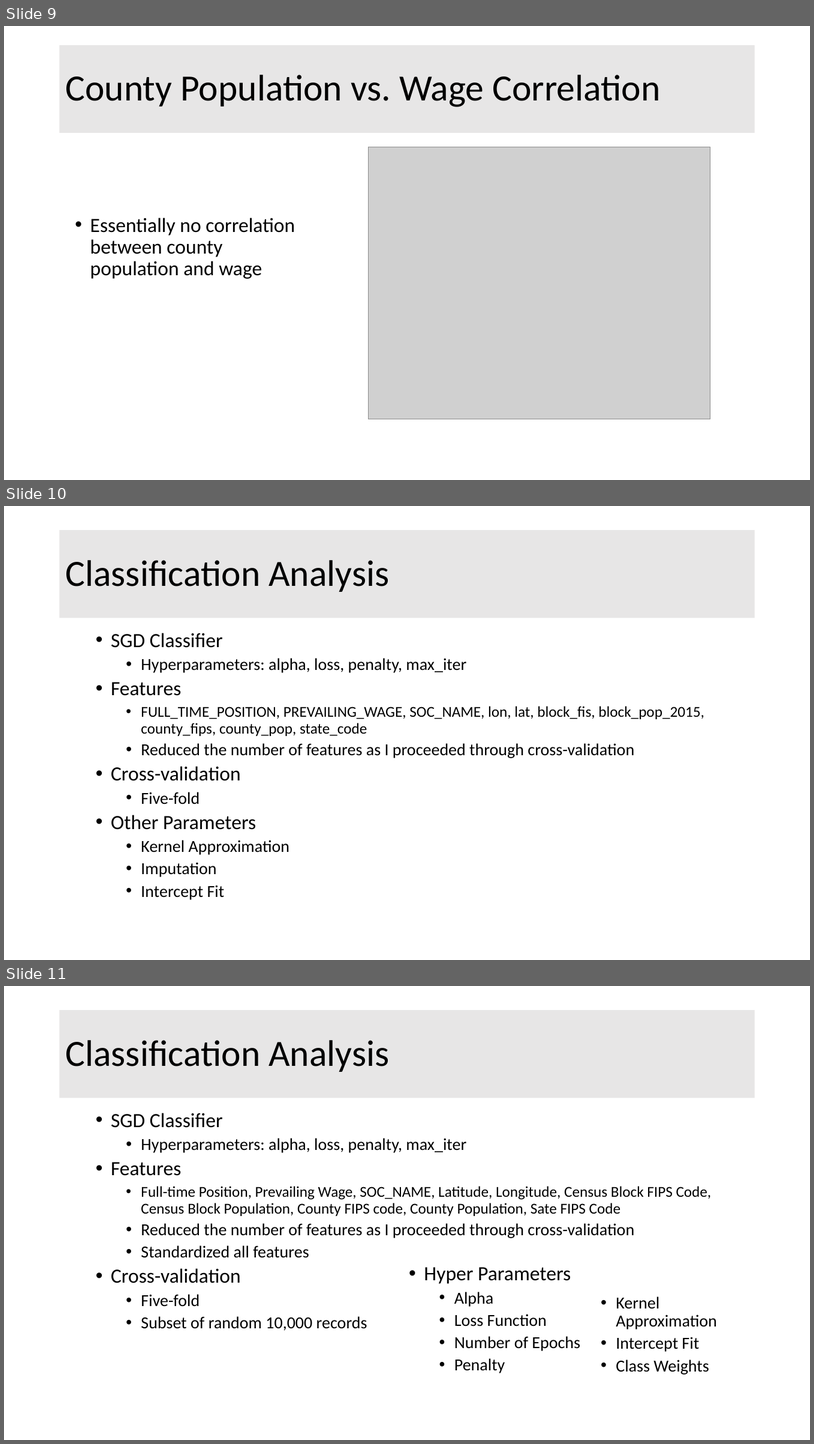
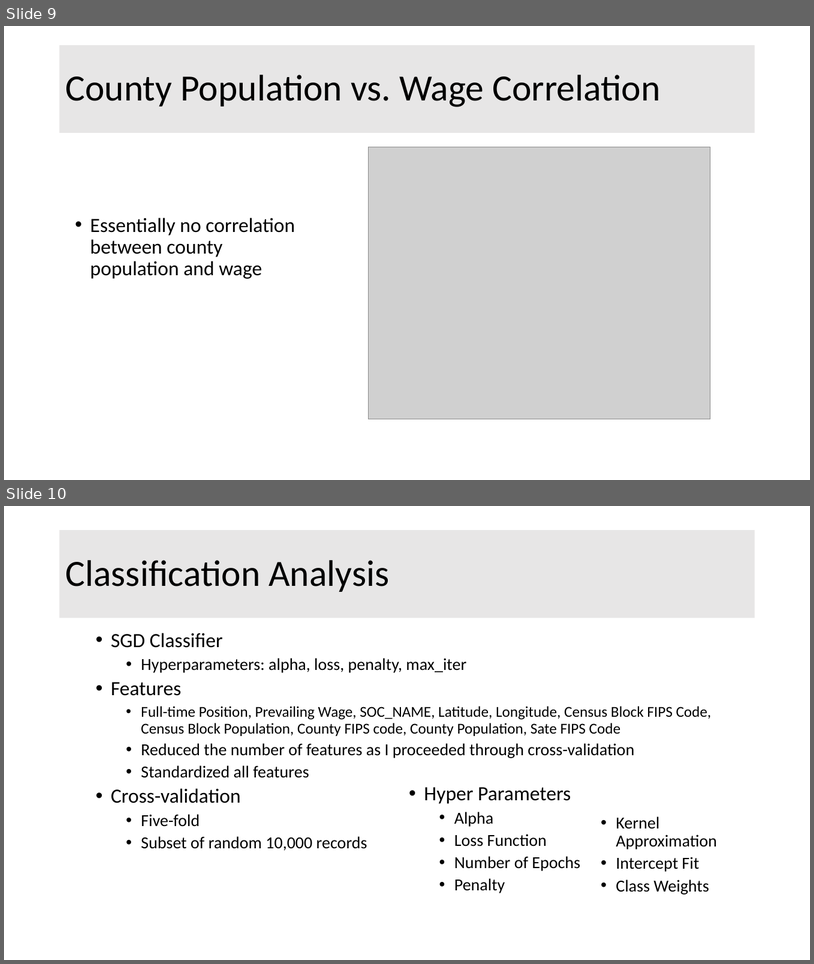
Before and after one commit to Liptoni/Springboard, a slide deck: H1B_Capstone/Summaries/Capstone_1_Presentations.pptx. Shown one above the other, each under a label of ours: slides 9, 10 and 11 before the commit, slides 9 and 10 after it. The pictures are 814x1444 and 814x964 pixels, drawn with LibreOffice and Linux fonts; fonts in the diff are those of the drawing; grey boxes stand for pictures. Boxes give left, top, right and bottom in pixels: in the first picture for what was removed or moved away, otherwise in the second. Text is boxed around its words. In the diff, an @@ line names an element or a change of style, - is before the commit and + after.

```diff
--- a/H1B_Capstone/Summaries/Capstone_1_Presentations.pptx
+++ b/H1B_Capstone/Summaries/Capstone_1_Presentations.pptx
@@ slide 10 removed at [4,506,810,960], background #FFFFFF @@
@@ title removed at [60,530,755,618] @@
-Classification Analysis
@@ text removed at [111,633,704,900] @@
-  • SGD Classifier
-    • Hyperparameters: alpha, loss, penalty, max_iter
-  • Features
-    • FULL_TIME_POSITION, PREVAILING_WAGE, SOC_NAME, lon, lat, block_fis, block_pop_2015, county_fips, county_pop, state_code
-    • Reduced the number of features as I proceeded through cross-validation
-  • Cross-validation
-    • Five-fold
-  • Other Parameters
-    • Kernel Approximation
-    • Imputation
-    • Intercept Fit
@@ what was slide 11 is now slide 10 @@
```
Also in this commit, not shown: 1 slide changed.
